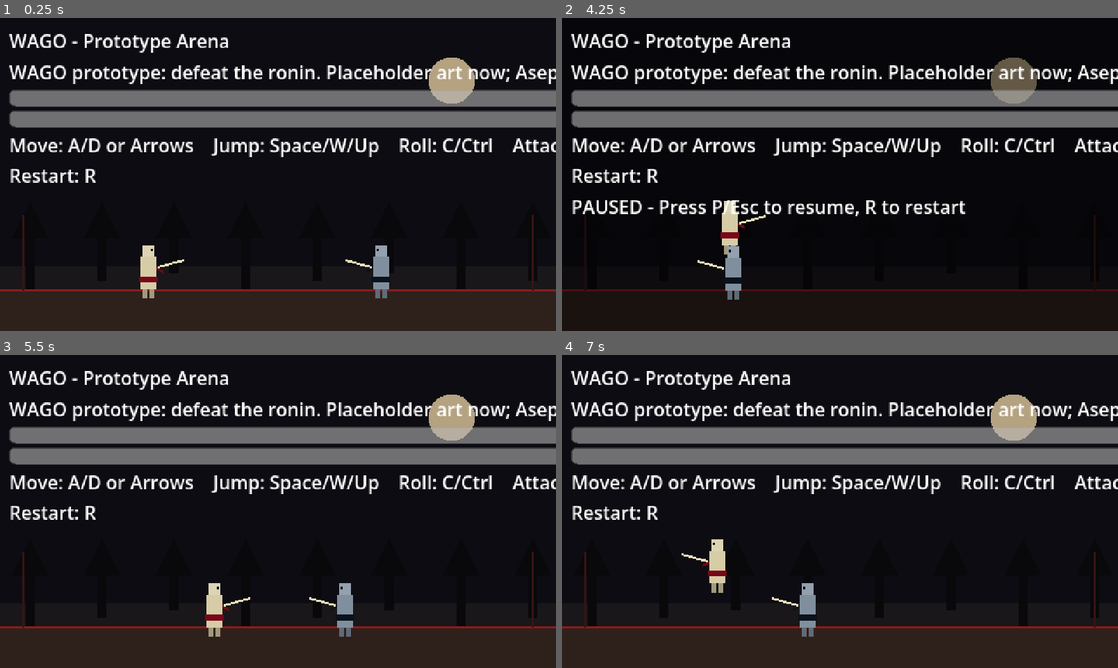
Above: before the commit, frames 1-4 (two rows, left to right).
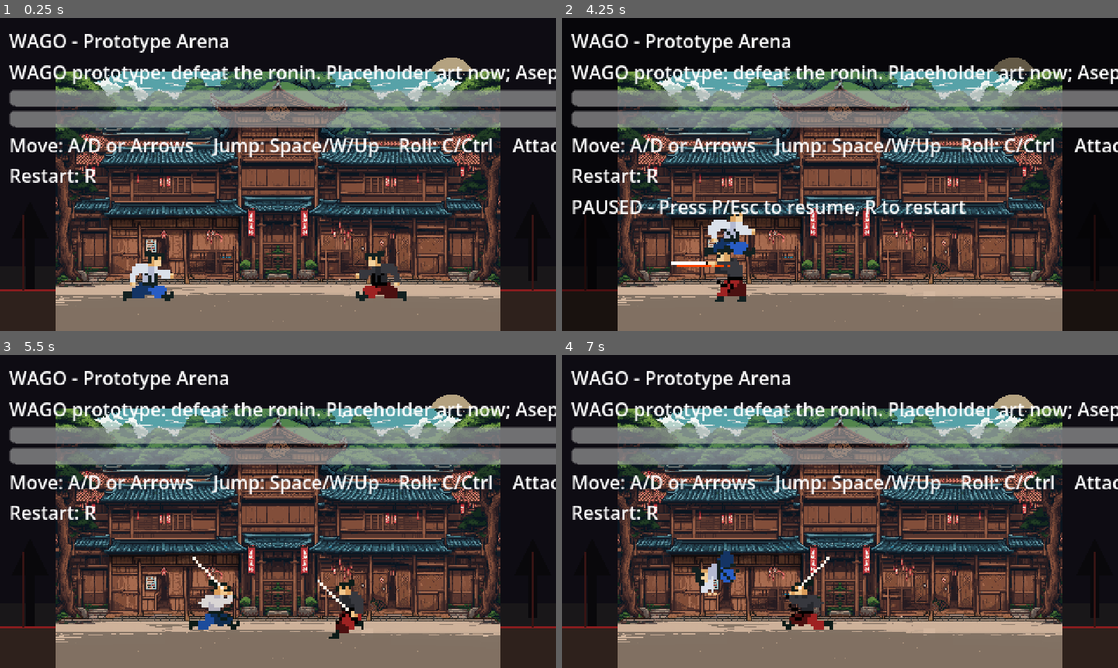
Above: after the commit, the same moments.

Repository: dittttt/Samurai-Fighting-Game
Game: Godot game, scene res://scenes/main/Main.tscn
The game is run twice, just before and just after one commit, with the same random seed, the same clock (stepped at 60 frames per second) and the same inputs.
Inputs:
- Up to frame 1 (0.25 s): no input
- Up to frame 2 (4.25 s): tap Enter at 0.5 s; hold D (move_right) 0.53-2.03 s; tap K (heavy_attack) at 0.6, 3.05, 3.6 s; tap Space (jump) at 0.77, 1.07, 1.52, 1.82, 2.3, 2.85, 3.02, 3.32, 3.77, 4.07 s; tap C (roll) at 0.8, 1.35, 3.8 s; tap Shift (run) at 1.55 s; hold A (move_left) 2.03-2.78 s; hold Shift (run) 2.03-2.78 s; hold D (move_right) from 2.78 s (still down); tap P (pause) at 4.15 s
- Up to frame 3 (5.5 s): tap P (pause) at 4.25 s; release D (move_right) at 4.28 s; hold A (move_left) 4.28-5.03 s; tap J (light_attack) at 4.35 s; tap Space (jump) at 4.52, 4.82, 5.3 s; tap Shift (run) at 4.55 s; tap R (restart) at 4.9 s; hold D (move_right) from 5.03 s (still down); tap C (roll) at 5.1 s
- Up to frame 4 (7 s): release D (move_right) at 5.78 s; hold A (move_left) from 5.78 s (still down); tap Shift (run) at 5.85 s; tap Space (jump) at 6.02, 6.32, 6.77 s; tap K (heavy_attack) at 6.05 s; tap Ctrl at 6.6 s; tap C (roll) at 6.8 s

The runs differ from the first frame. In frame 1, 49% of the frame differs, in the area x 10-90%, y 17-100%; in frame 2, 56%; in frame 3, 49%; in frame 4, 49%.

Commit message:
feat: migrate Misty assets into Godot prototype

Diff:
--- /dev/null
+++ b/godot/data/legacy_misty_assets.json
@@ -0,0 +1,135 @@
+{
+  "source": "Misty Java prototype",
+  "assets": [
+    {
+      "file": "godot/assets/legacy_misty/res/background.gif",
+      "width": 1575,
+      "height": 1040,
+      "frames": 120,
+      "kind": "image"
+    },
+    {
+      "file": "godot/assets/legacy_misty/res/background2.gif",
+      "width": 1580,
+      "height": 725,
+      "frames": 240,
+      "kind": "image"
+    },
+    {
+      "file": "godot/assets/legacy_misty/res/background3.gif",
+      "width": 1526,
+      "height": 858,
+      "frames": 120,
+      "kind": "image"
+    },
+    {
+      "file": "godot/assets/legacy_misty/res/button_atlas.png",
+      "width": 420,
+      "height": 168,
+      "frames": 1,
+      "kind": "image"
+    },
+    {
+      "file": "godot/assets/legacy_misty/res/health_power_bar.png",
+      "width": 192,
+      "height": 58,
+      "frames": 1,
+      "kind": "image"
+    },
+    {
+      "file": "godot/assets/legacy_misty/res/Japanese_Vilage_UPDATED.png",
+      "width": 384,
+      "height": 224,
+      "frames": 1,
+      "kind": "image"
+    },
+    {
+      "file": "godot/assets/legacy_misty/res/level_one_data.png",
+      "width": 12,
+      "height": 7,
+      "frames": 1,
+      "kind": "image"
+    },
+    {
+      "file": "godot/assets/legacy_misty/res/menu_background.png",
+      "width": 282,
+      "height": 336,
+      "frames": 1,
+      "kind": "image"
+    },
+    {
+      "file": "godot/assets/legacy_misty/res/menu_background_red.png",
+      "width": 282,
+      "height": 336,
+      "frames": 1,
+      "kind": "image"
+    },
+    {
+      "file": "godot/assets/legacy_misty/res/pause_menu.png",
+      "width": 258,
+      "height": 389,
+      "frames": 1,
+      "kind": "image"
+    },
+    {
+      "file": "godot/assets/legacy_misty/res/ronin_atlas.png",
+      "width": 1344,
+      "height": 648,
+      "frames": 1,
+      "kind": "image"
+    },
+    {
+      "file": "godot/assets/legacy_misty/res/samurai_atlas.png",
+      "width": 1344,
+      "height": 648,
+      "frames": 1,
+      "kind": "image"
+    },
+    {
+      "file": "godot/assets/legacy_misty/res/sound_button.png",
+      "width": 126,
+      "height": 84,
+      "frames": 1,
+      "kind": "image"
+    },
+    {
+      "file": "godot/assets/legacy_misty/res/urm_buttons.png",
+      "width": 168,
+      "height": 168,
+      "frames": 1,
+      "kind": "image"
+    },
+    {
+      "file": "godot/assets/legacy_misty/res/volume_buttons.png",
+      "width": 299,
+      "height": 44,
+      "frames": 1,
+      "kind": "image"
+    },
+    {
+      "file": "godot/assets/legacy_misty/res/world01.txt",
+      "bytes": 248,
+      "kind": "data"
+    },
+    {
+      "file": "godot/assets/legacy_misty/audio/ingame.mp3",
+      "bytes": 865245,
+      "kind": "audio"
+    },
+    {
+      "file": "godot/assets/legacy_misty/audio/ingame.wav",
+      "bytes": 6359162,
+      "kind": "audio"
+    },
+    {
+      "file": "godot/assets/legacy_misty/audio/menu.mp3",
+      "bytes": 1660203,
+      "kind": "audio"
+    },
+    {
+      "file": "godot/assets/legacy_misty/audio/menu.wav",
+      "bytes": 12202106,
+      "kind": "audio"
+    }
+  ]
+}
--- a/godot/scenes/main/Main.tscn
+++ b/godot/scenes/main/Main.tscn
@@ -6,6 +6,7 @@
 [ext_resource type="Script" path="res://scripts/combat/Hitbox.gd" id="4"]
 [ext_resource type="Script" path="res://scripts/combat/Hurtbox.gd" id="5"]
 [ext_resource type="Script" path="res://scripts/ui/HUD.gd" id="6"]
+[ext_resource type="Script" path="res://scripts/levels/LegacyMistyLevel.gd" id="7"]
 
 [sub_resource type="RectangleShape2D" id="RectActor"]
 size = Vector2(14, 38)
@@ -21,6 +22,9 @@
 
 [node name="Main" type="Node2D"]
 script = ExtResource("1")
+
+[node name="LegacyMistyLevel" type="Node2D" parent="."]
+script = ExtResource("7")
 
 [node name="Camera2D" type="Camera2D" parent="."]
 position = Vector2(240, 135)
@@ -50,6 +54,9 @@
 position = Vector2(128, 210)
 script = ExtResource("2")
 
+[node name="Sprite2D" type="Sprite2D" parent="Player"]
+position = Vector2(0, -36)
+
 [node name="CollisionShape2D" type="CollisionShape2D" parent="Player"]
 position = Vector2(0, -19)
 shape = SubResource("RectActor")
@@ -73,6 +80,9 @@
 script = ExtResource("3")
 target_path = NodePath("../Player")
 
+[node name="Sprite2D" type="Sprite2D" parent="RoninEnemy"]
+position = Vector2(0, -36)
+
 [node name="CollisionShape2D" type="CollisionShape2D" parent="RoninEnemy"]
 position = Vector2(0, -19)
 shape = SubResource("RectActor")
@@ -90,6 +100,9 @@
 [node name="CollisionShape2D" type="CollisionShape2D" parent="RoninEnemy/Hitbox"]
 shape = SubResource("RectHit")
 disabled = true
+
+[node name="MusicPlayer" type="AudioStreamPlayer" parent="."]
+volume_db = -12.0
 
 [node name="HUD" type="CanvasLayer" parent="."]
 script = ExtResource("6")
--- a/godot/scripts/combat/CombatActor.gd
+++ b/godot/scripts/combat/CombatActor.gd
@@ -1,5 +1,7 @@
 class_name CombatActor
 extends CharacterBody2D
+
+const LegacyAtlasAnimator := preload("res://scripts/visuals/LegacyAtlasAnimator.gd")
 
 signal damaged(amount: int, source: Node)
 signal died
@@ -18,10 +20,34 @@
 var facing := 1
 var invulnerable := false
 var dead := false
+var atlas_animator: Node = null
+var current_visual_action := 0
 
 func _ready() -> void:
     health = max_health
     queue_redraw()
+
+func setup_legacy_sprite(texture_path: String) -> void:
+    var sprite := get_node_or_null("Sprite2D") as Sprite2D
+    if sprite == null:
+        sprite = Sprite2D.new()
+        sprite.name = "Sprite2D"
+        add_child(sprite)
+    sprite.position = Vector2(0, -36)
+    sprite.scale = Vector2(1.35, 1.35)
+    atlas_animator = LegacyAtlasAnimator.new()
+    add_child(atlas_animator)
+    atlas_animator.setup(sprite, texture_path)
+
+func set_visual_action(row: int, should_loop: bool = true, restart: bool = false) -> void:
+    current_visual_action = row
+    if atlas_animator != null:
+        atlas_animator.set_action(row, should_loop, restart)
+
+func update_visual(delta: float) -> void:
+    if atlas_animator != null:
+        atlas_animator.set_facing(facing)
+        atlas_animator.update(delta)
 
 func reset_actor(start_position: Vector2) -> void:
     global_position = start_position
@@ -72,6 +98,8 @@
     queue_redraw()
 
 func _draw() -> void:
+    if atlas_animator != null:
+        return
     var alpha: float = 0.45 if invulnerable and Engine.get_physics_frames() % 8 < 4 else 1.0
     var body: Color = body_color
     body.a = alpha
--- a/godot/scripts/enemies/RoninEnemy.gd
+++ b/godot/scripts/enemies/RoninEnemy.gd
@@ -20,6 +20,7 @@
     accent_color = Color(0.04, 0.07, 0.11)
     nameplate = "Ronin"
     super._ready()
+    setup_legacy_sprite("res://assets/legacy_misty/res/ronin_atlas.png")
     if attack_data == null:
         attack_data = AttackDataScript.new()
         attack_data.name = "ronin_slash"
@@ -39,6 +40,8 @@
         hitbox.set_active(false)
 
 func _physics_process(delta: float) -> void:
+    _select_visual_action()
+    update_visual(delta)
     if target == null:
         return
     if dead:
@@ -56,6 +59,19 @@
     if not attacking:
         _think()
     move_and_slide()
+
+
+func _select_visual_action() -> void:
+    if dead:
+        set_visual_action(6, false)
+    elif attacking:
+        set_visual_action(7, false)
+    elif not is_on_floor():
+        set_visual_action(3, true)
+    elif absf(velocity.x) > 5.0:
+        set_visual_action(1, true)
+    else:
+        set_visual_action(0, true)
 
 func _think() -> void:
     var distance: float = target.global_position.x - global_position.x
@@ -75,6 +91,7 @@
     if attacking or dead or not GameManager.is_playing():
         return
     attacking = true
+    set_visual_action(7, false, true)
     cooldown_left = attack_cooldown
     velocity.x = 0
     hitbox.configure(self, attack_data, facing)
--- a/godot/scripts/levels/CombatArena.gd
+++ b/godot/scripts/levels/CombatArena.gd
@@ -9,6 +9,7 @@
 var paused_overlay_alpha := 0.0
 
 func _ready() -> void:
+    _start_music()
     player.damaged.connect(_on_player_damaged)
     enemy.damaged.connect(_on_enemy_damaged)
     player.died.connect(func(): GameManager.finish_fight(false))
@@ -16,6 +17,23 @@
     GameManager.mode_changed.connect(func(_mode: int): queue_redraw())
     GameManager.game_over.connect(func(_victory: bool): queue_redraw())
     reset_fight()
+
+func _start_music() -> void:
+    if DisplayServer.get_name() == "headless":
+        return
+    var music_player := get_node_or_null("MusicPlayer") as AudioStreamPlayer
+    if music_player == null:
+        return
+    music_player.stream = load("res://assets/legacy_misty/audio/ingame.mp3")
+    if music_player.stream:
+        music_player.volume_db = -12.0
+        music_player.play()
+
+func _exit_tree() -> void:
+    var music_player := get_node_or_null("MusicPlayer") as AudioStreamPlayer
+    if music_player:
+        music_player.stop()
+        music_player.stream = null
 
 func reset_fight() -> void:
     player.reset_actor(PLAYER_START)
--- /dev/null
+++ b/godot/scripts/levels/LegacyMistyLevel.gd
@@ -0,0 +1,36 @@
+extends Node2D
+
+const TILE_SIZE := 32
+const MAP_OFFSET := Vector2(48, 46)
+
+var atlas: Texture2D
+var level_image: Image
+var level_data: Array[int] = []
+var map_width := 0
+var map_height := 0
+
+func _ready() -> void:
+    atlas = load("res://assets/legacy_misty/res/Japanese_Vilage_UPDATED.png")
+    var level_texture: Texture2D = load("res://assets/legacy_misty/res/level_one_data.png")
+    if level_texture:
+        level_image = level_texture.get_image()
+    if level_image:
+        map_width = level_image.get_width()
+        map_height = level_image.get_height()
+        for y in range(map_height):
+            for x in range(map_width):
+                var value: int = level_image.get_pixel(x, y).r8
+                if value >= 84:
+                    value = 0
+                level_data.append(value)
+    queue_redraw()
+
+func _draw() -> void:
+    if atlas == null or level_data.is_empty():
+        return
+    for y in range(map_height):
+        for x in range(map_width):
+            var value: int = level_data[y * map_width + x]
+            var src := Rect2((value % 12) * TILE_SIZE, int(value / 12) * TILE_SIZE, TILE_SIZE, TILE_SIZE)
+            var dst := Rect2(MAP_OFFSET.x + x * TILE_SIZE, MAP_OFFSET.y + y * TILE_SIZE, TILE_SIZE, TILE_SIZE)
+            draw_texture_rect_region(atlas, dst, src)
--- a/godot/scripts/player/Player.gd
+++ b/godot/scripts/player/Player.gd
@@ -17,6 +17,7 @@
     accent_color = Color(0.47, 0.03, 0.09)
     nameplate = "Wago"
     super._ready()
+    setup_legacy_sprite("res://assets/legacy_misty/res/samurai_atlas.png")
     if light_attack == null:
         light_attack = AttackDataScript.new()
         light_attack.name = "light_slash"
@@ -46,6 +47,8 @@
         hitbox.set_active(false)
 
 func _physics_process(delta: float) -> void:
+    _select_visual_action()
+    update_visual(delta)
     if dead:
         apply_gravity(delta)
         velocity.x = move_toward(velocity.x, 0.0, move_speed * delta)
@@ -61,6 +64,21 @@
         _read_movement()
         _read_combat()
     move_and_slide()
+
+
+func _select_visual_action() -> void:
+    if dead:
+        set_visual_action(6, false)
+    elif attacking:
+        set_visual_action(8 if current_visual_action == 8 else 7, false)
+    elif rolling:
+        set_visual_action(4, false)
+    elif not is_on_floor():
+        set_visual_action(3, true)
+    elif absf(velocity.x) > 5.0:
+        set_visual_action(1, true)
+    else:
+        set_visual_action(0, true)
 
 func _read_movement() -> void:
     var direction: float = Input.get_axis("move_left", "move_right")
@@ -82,6 +100,7 @@
     if attacking or rolling or dead or not GameManager.is_playing():
         return
     attacking = true
+    set_visual_action(8 if data == heavy_attack else 7, false, true)
     velocity.x = 0
     hitbox.configure(self, data, facing)
     await get_tree().create_timer(data.startup_seconds).timeout
--- /dev/null
+++ b/godot/scripts/visuals/LegacyAtlasAnimator.gd
@@ -0,0 +1,62 @@
+extends Node
+
+const FRAME_SIZE := Vector2i(112, 72)
+const FRAME_COUNTS := {
+    0: 3,  # idle
+    1: 10, # running
+    2: 4,  # walking
+    3: 4,  # jump/fall
+    4: 6,  # roll
+    5: 6,  # hit
+    6: 11, # death
+    7: 7,  # light attack
+    8: 11, # heavy attack
+}
+
+var sprite: Sprite2D
+var action_row := 0
+var frame_index := 0
+var frame_tick := 0.0
+var frame_seconds := 0.075
+var loop := true
+
+func setup(target_sprite: Sprite2D, texture_path: String) -> void:
+    sprite = target_sprite
+    sprite.texture = load(texture_path)
+    if sprite.texture == null:
+        push_error("Could not load legacy atlas: " + texture_path)
+        return
+    sprite.region_enabled = true
+    sprite.centered = true
+    _apply_region()
+
+func set_action(row: int, should_loop: bool = true, restart: bool = false) -> void:
+    if row != action_row or restart:
+        action_row = row
+        frame_index = 0
+        frame_tick = 0.0
+        loop = should_loop
+        _apply_region()
+
+func set_facing(facing: int) -> void:
+    if sprite:
+        sprite.flip_h = facing < 0
+
+func update(delta: float) -> void:
+    if sprite == null:
+        return
+    frame_tick += delta
+    if frame_tick < frame_seconds:
+        return
+    frame_tick = 0.0
+    var max_frames: int = int(FRAME_COUNTS.get(action_row, 1))
+    if frame_index < max_frames - 1:
+        frame_index += 1
+    elif loop:
+        frame_index = 0
+    _apply_region()
+
+func _apply_region() -> void:
+    if sprite == null:
+        return
+    sprite.region_rect = Rect2(frame_index * FRAME_SIZE.x, action_row * FRAME_SIZE.y, FRAME_SIZE.x, FRAME_SIZE.y)
Not shown, added: godot/assets/legacy_misty/audio/ingame.mp3.import
Not shown, added: godot/assets/legacy_misty/audio/ingame.wav.import
Not shown, added: godot/assets/legacy_misty/audio/menu.mp3.import
Not shown, added: godot/assets/legacy_misty/audio/menu.wav.import
Binary file added: godot/assets/legacy_misty/res/Japanese_Vilage_UPDATED.png
Not shown, added: godot/assets/legacy_misty/res/Japanese_Vilage_UPDATED.png.import
Binary file added: godot/assets/legacy_misty/res/background.gif
Binary file added: godot/assets/legacy_misty/res/background2.gif
Not shown, added: godot/assets/legacy_misty/res/button_atlas.png.import
Not shown, added: godot/assets/legacy_misty/res/health_power_bar.png.import
Binary file added: godot/assets/legacy_misty/res/level_one_data.png
Not shown, added: godot/assets/legacy_misty/res/level_one_data.png.import
(and 25 more such lines)
